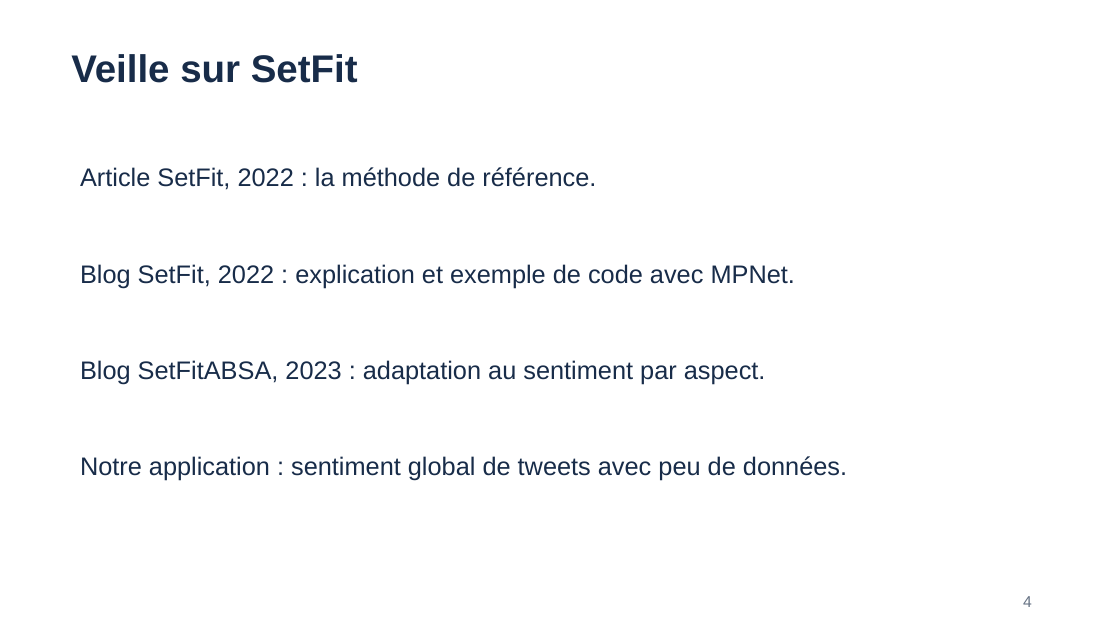
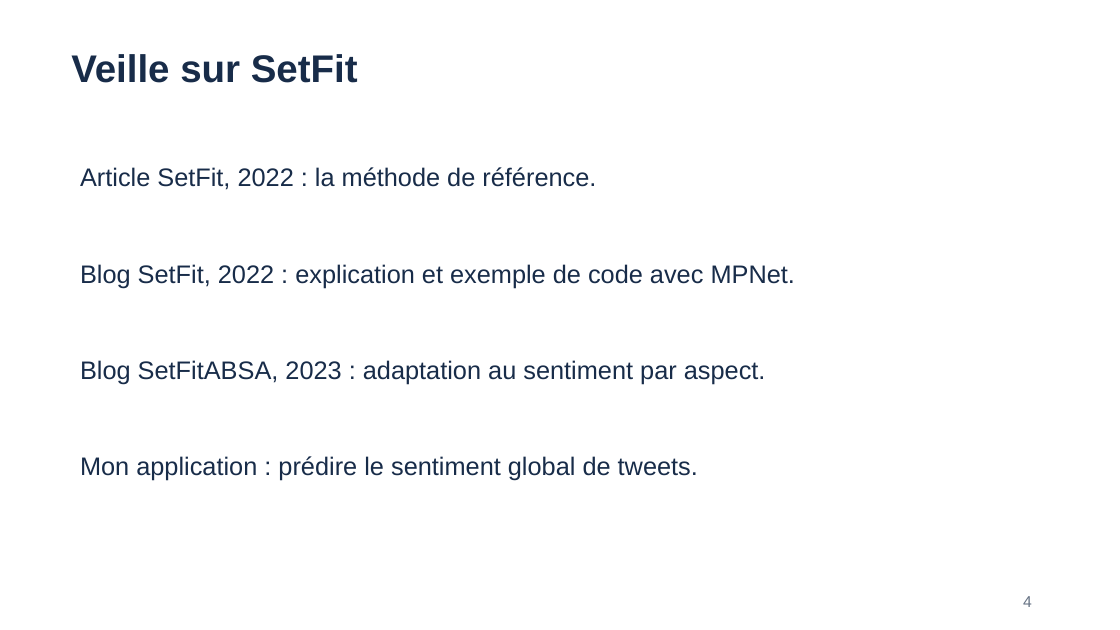
Before and after one commit to CaNaLLx/OpenClassrooms_projet_9, a slide deck: slide 4 of Livrables/CHARDON_Allan_5_presentation_082026.pptx. Drawn at 1120x630 pixels with LibreOffice and Linux fonts; fonts in the diff are those of the drawing. Boxes give left, top, right and bottom in pixels: in the first picture for what was removed or moved away, otherwise in the second. Text is boxed around its words. In the diff, an @@ line names an element or a change of style, - is before the commit and + after.

```diff
--- a/Livrables/CHARDON_Allan_5_presentation_082026.pptx
+++ b/Livrables/CHARDON_Allan_5_presentation_082026.pptx
@@ text at [80,456,698,481]: text changed @@
-Notre application : sentiment global de tweets avec peu de données.
+Mon application : prédire le sentiment global de tweets.
```
Also in this commit, not shown: 15 other slides changed, 15 other files.
